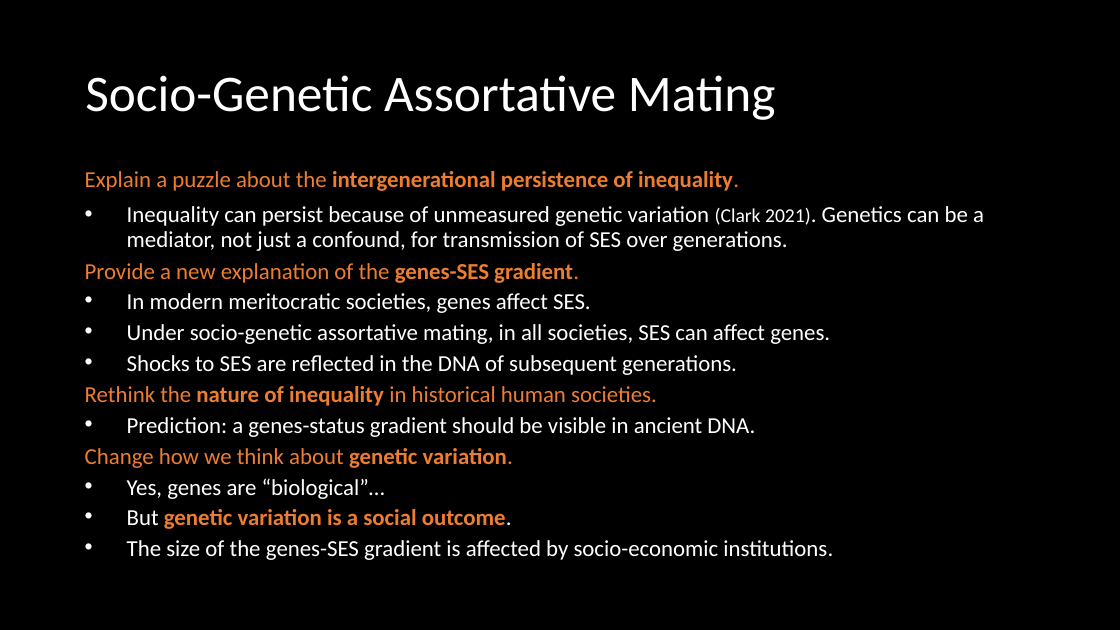
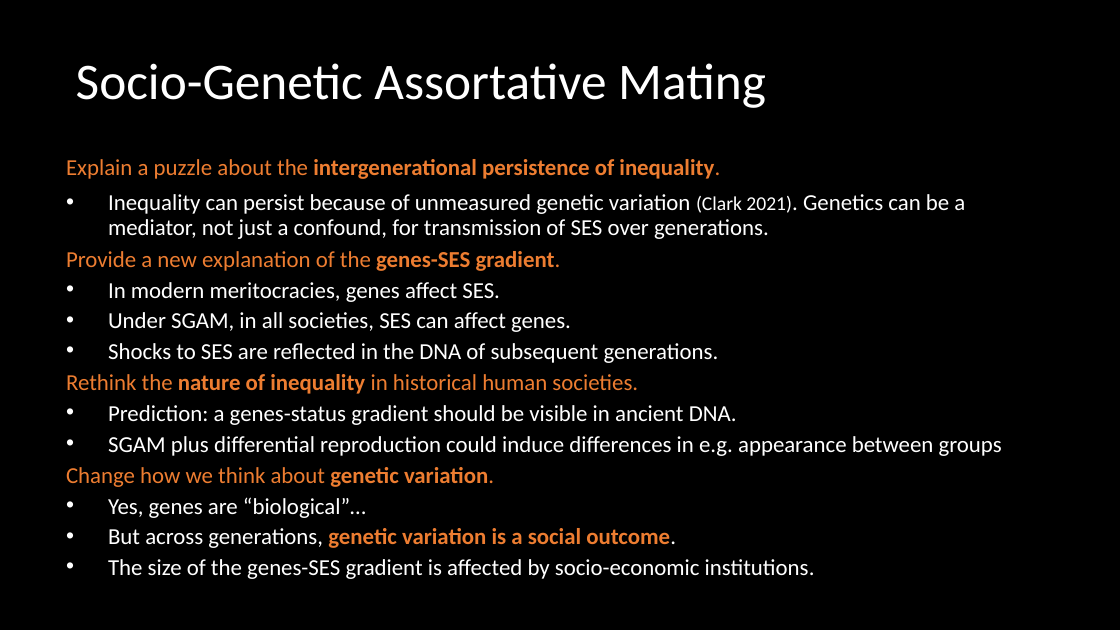
Before and after one commit to hughjonesd/trading-genetics, a slide deck: slide 13 of BGA 2022 presentation.pptx. Drawn at 1120x630 pixels with LibreOffice and Linux fonts; fonts in the diff are those of the drawing. Boxes give left, top, right and bottom in pixels: in the first picture for what was removed or moved away, otherwise in the second. Text is boxed around its words. In the diff, an @@ line names an element or a change of style, - is before the commit and + after.

```diff
--- a/BGA 2022 presentation.pptx
+++ b/BGA 2022 presentation.pptx
@@ title "Socio-Genetic Assortative Mating": place and size @@
-title "Socio-Genetic Assortative Mating" at [85,75,776,120]
+title "Socio-Genetic Assortative Mating" at [76,63,766,108]
@@ text "Explain a puzzle about the ...": place and size @@
-text "Explain a puzzle about the ..." at [85,171,984,560]
+text "Explain a puzzle about the ..." at [66,159,1002,579]
@@ text at [108,282,571,332]: text changed @@
-• In modern meritocratic societies, genes affect SES.
-• Under socio-genetic assortative mating, in all societies, SES can affect genes.
+• In modern meritocracies, genes affect SES.
+• Under SGAM, in all societies, SES can affect genes.
@@ text at [108,436,1002,456]: paragraph added @@
+• SGAM plus differential reproduction could induce differences in e.g. appearance between groups
@@ text at [108,528,676,548]: text changed @@
-• But genetic variation is a social outcome.
+• But across generations, genetic variation is a social outcome.
```
Also in this commit, not shown: 1 other slide changed.
